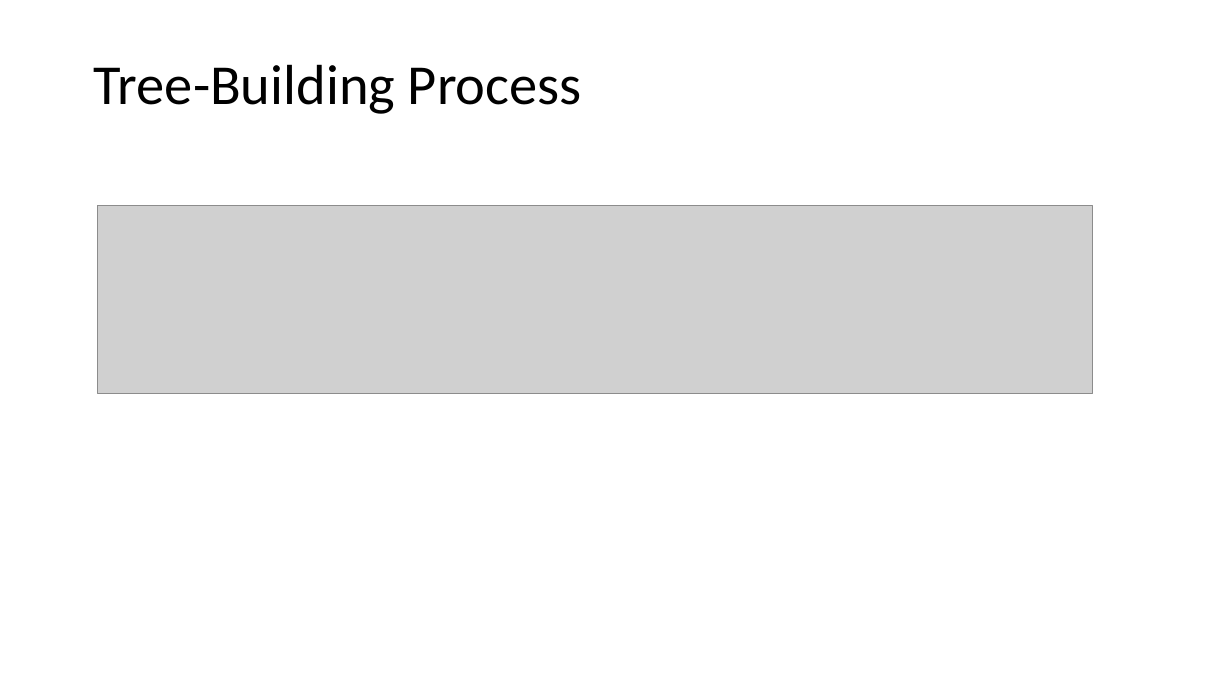
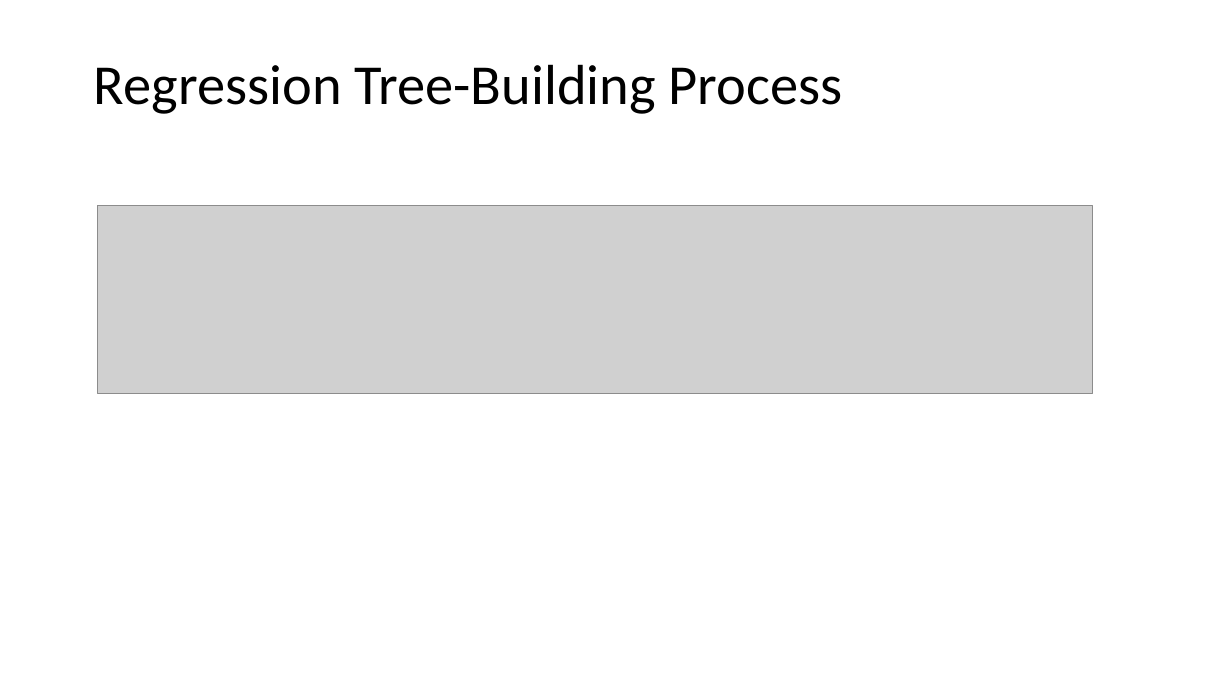
Before and after one commit to tianzheng4/tianzheng4.github.io, a slide deck: slide 4 of _umkc-teaching/slides/Lecture9.pptx. Drawn at 1232x693 pixels with LibreOffice and Linux fonts; fonts in the diff are those of the drawing; grey boxes stand for pictures. Boxes give left, top, right and bottom in pixels: in the first picture for what was removed or moved away, otherwise in the second. Text is boxed around its words. In the diff, an @@ line names an element or a change of style, - is before the commit and + after.

```diff
--- a/_umkc-teaching/slides/Lecture9.pptx
+++ b/_umkc-teaching/slides/Lecture9.pptx
@@ title at [94,64,843,114]: text changed @@
-Tree-Building Process
+Regression Tree-Building Process
```
Also in this commit, not shown: 5 other slides changed, 19 slides added, 14 slides removed.
